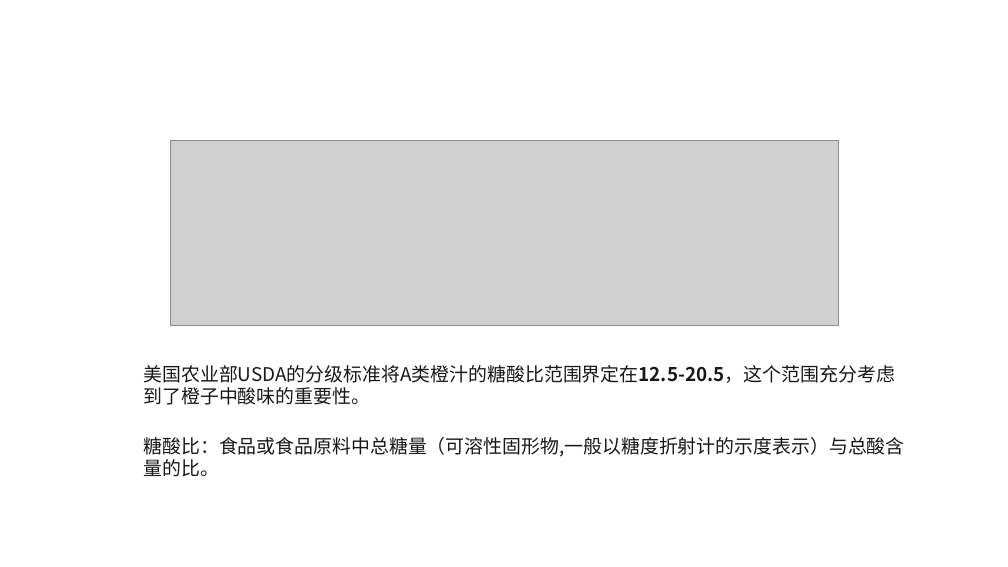
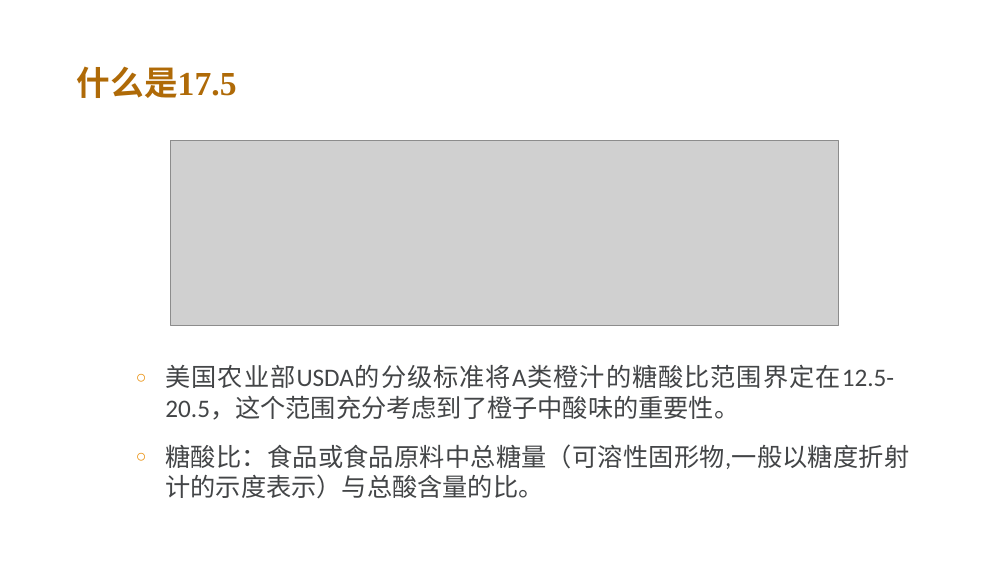
Before and after one commit to FredJiangFei/freetalk, a slide deck: slide 4 of 17.5/橙子.pptx (slide 5 before the commit). Drawn at 1008x567 pixels with LibreOffice and Linux fonts; fonts in the diff are those of the drawing; grey boxes stand for pictures; background and template pictures are left out. Boxes give left, top, right and bottom in pixels: in the first picture for what was removed or moved away, otherwise in the second. Text is boxed around its words. In the diff, an @@ line names an element or a change of style, - is before the commit and + after.

```diff
--- a/17.5/橙子.pptx
+++ b/17.5/橙子.pptx
@@ text added at (x1=77, y1=66, x2=237, y2=98), 32 pt, text #AF6A07, bold @@
+什么是17.5
@@ text "美国农业部USDA的分级标准将A类橙汁的糖酸比范围界定在12.5-20.5，这个范围充分考虑到了橙子中酸味的重要性。" moved from (x1=143, y1=365, x2=894, y2=405) to (x1=165, y1=365, x2=894, y2=420) @@
@@ text "美国农业部USDA的分级标准将A类橙汁的糖酸比范围界定在12.5-20.5，这个范围充分考虑到了橙子中酸味的重要性。" at (x1=165, y1=365, x2=894, y2=420): size 18 to 24 pt, font Noto Sans CJK SC to Calibri, text colour #191919 to #434547; bold off in "美国农业部USDA的分级标准将A类橙汁的糖酸比范围界定在12.5-20.5，这个范围充分考虑到了橙子中酸味的重要性。"; alignment left to justified; bullet none to ○; more space between paragraphs @@
@@ text "糖酸比：食品或食品原料中总糖量（可溶性固形物,一般以糖度折射计的示度表示）与总酸含量的比。" moved from (x1=143, y1=437, x2=904, y2=477) to (x1=165, y1=444, x2=909, y2=499) @@
@@ text "糖酸比：食品或食品原料中总糖量（可溶性固形物,一般以糖度折射计的示度表示）与总酸含量的比。" at (x1=165, y1=444, x2=909, y2=499): size 18 to 24 pt, font Noto Sans CJK SC to Calibri, text colour #191919 to #434547; alignment left to justified; bullet none to ○; more space between paragraphs @@
```
Also in this commit, not shown: 3 other slides changed, 9 slides added, 21 slides removed, 1 other file.
